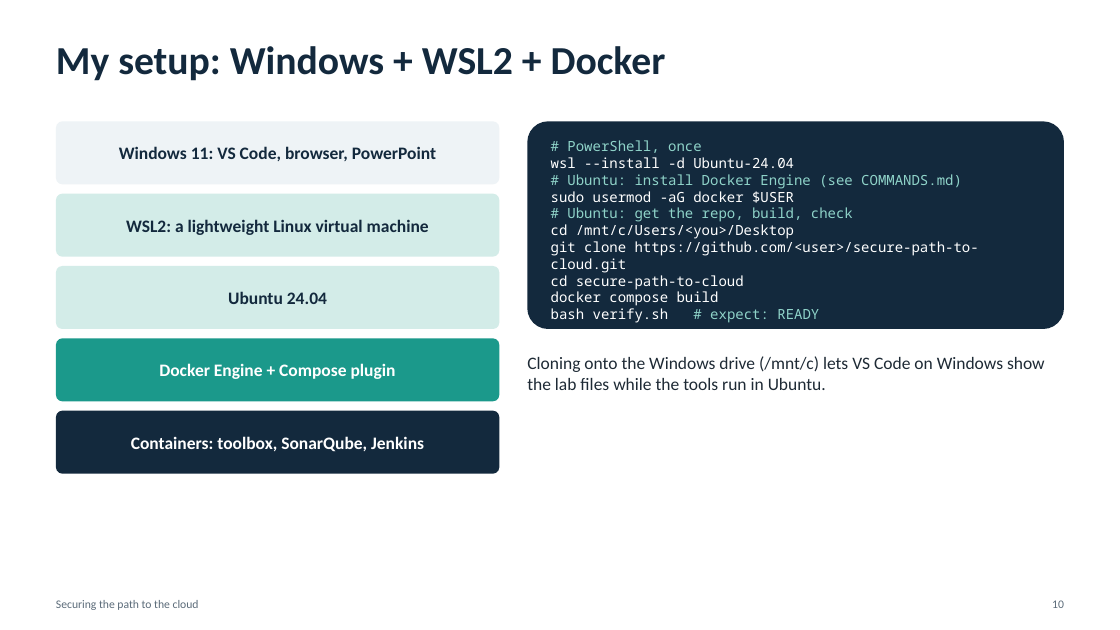
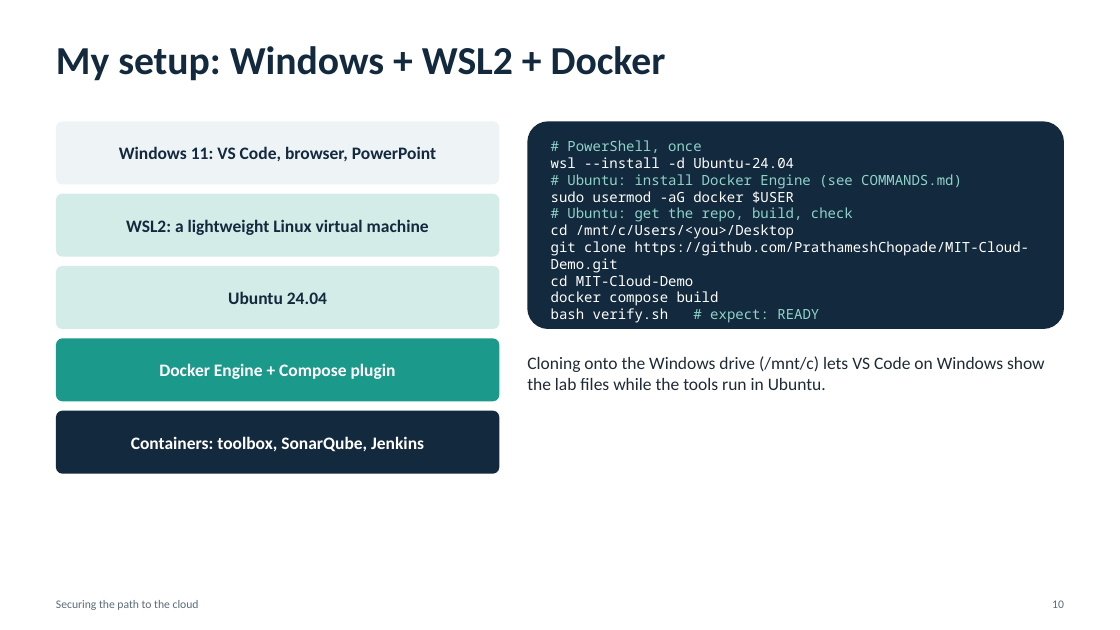
Before and after one commit to PrathameshChopade/MIT-Cloud-Demo, a slide deck: slide 10 of presentation/Securing-the-Path-to-the-Cloud.pptx. Drawn at 1120x630 pixels with LibreOffice and Linux fonts; fonts in the diff are those of the drawing. Boxes give left, top, right and bottom in pixels: in the first picture for what was removed or moved away, otherwise in the second. Text is boxed around its words. In the diff, an @@ line names an element or a change of style, - is before the commit and + after.

Commit message:
Point clone instructions at PrathameshChopade/MIT-Cloud-Demo

```diff
--- a/presentation/Securing-the-Path-to-the-Cloud.pptx
+++ b/presentation/Securing-the-Path-to-the-Cloud.pptx
@@ text at (551, 238, 1030, 286): text changed @@
-git clone https://github.com/<user>/secure-path-to-cloud.git
-cd secure-path-to-cloud
+git clone https://github.com/PrathameshChopade/MIT-Cloud-Demo.git
+cd MIT-Cloud-Demo
```
Also in this commit, not shown: 1 other slide changed, 3 other files.
